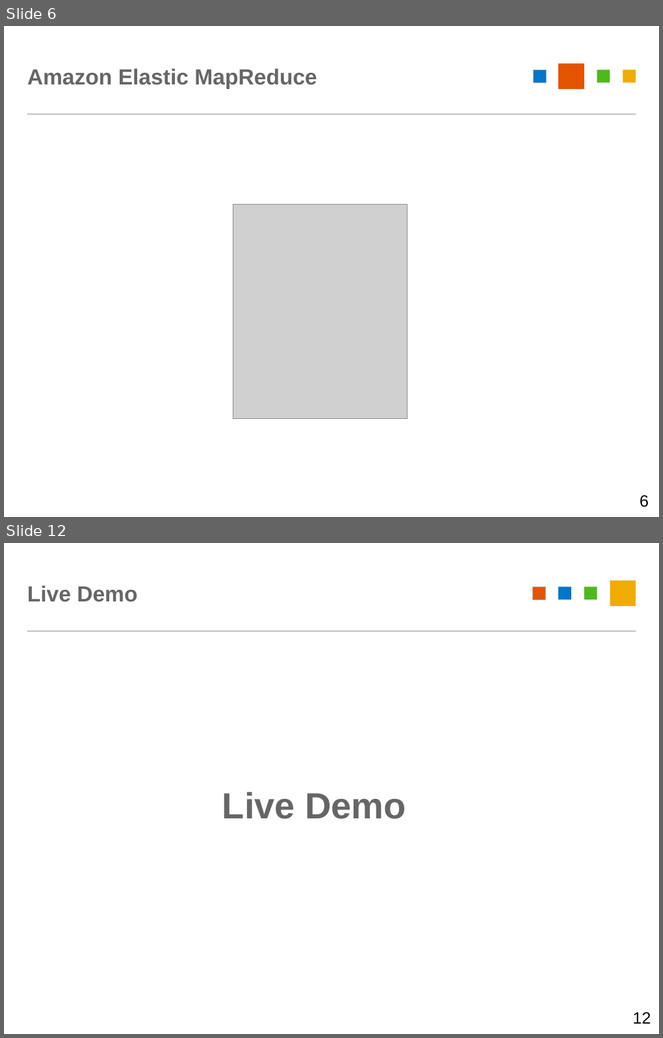
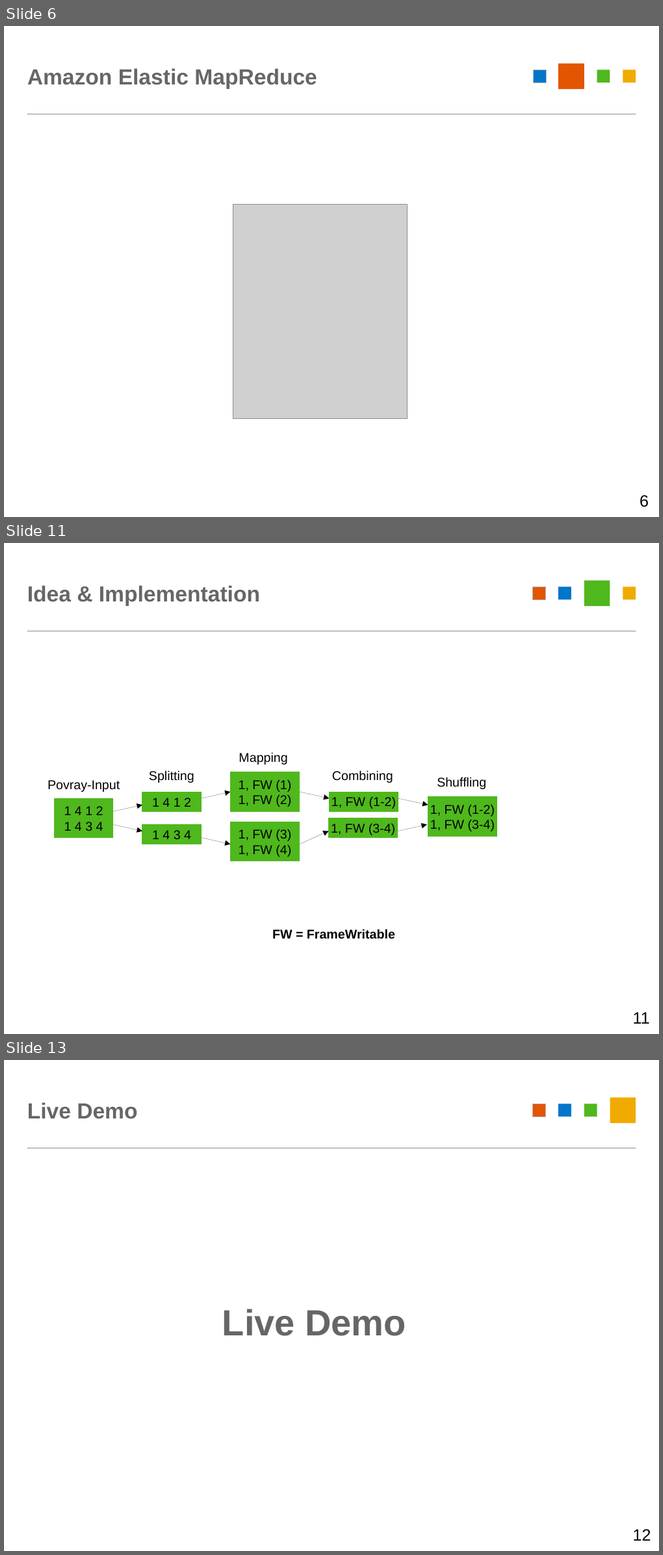
Before and after one commit to YarnSeemannsgarn/University_Innsbruck-Advanced_Distributed_and_Parallel_Systems-Homework_8, a slide deck: docs/presentation/map-reduce-povray.odp. Shown one above the other, each under a label of ours: slides 6 and 12 before the commit, slides 6, 11 and 13 after it; the slides between them are not shown. The pictures are 663x1038 and 663x1555 pixels, drawn with LibreOffice and Linux fonts; fonts in the diff are those of the drawing; grey boxes stand for pictures. Boxes give left, top, right and bottom in pixels: in the first picture for what was removed or moved away, otherwise in the second. Text is boxed around its words. In the diff, an @@ line names an element or a change of style, - is before the commit and + after.

```diff
--- a/docs/presentation/map-reduce-povray.odp
+++ b/docs/presentation/map-reduce-povray.odp
@@ slide 11 added at (4,543,659,1034), background #FFFFFF; not listed: 2 template elements that a slide beside it also shows @@
@@ rectangle added at (18,543,639,568), fill #FFFFFF @@
@@ rectangle added at (584,580,610,606), fill #4FB81C @@
@@ title added at (27,585,260,606), 24 pt, text #666666, bold @@
+Idea & Implementation
@@ rectangle added at (532,587,546,600), fill #E35500, outline #B8B8B8 0.26 pt @@
@@ rectangle added at (558,587,571,600), fill #0076CB @@
@@ rectangle added at (623,587,636,600), fill #F0AB00 @@
@@ text added at (239,752,287,765), 14 pt, text #000000 @@
+Mapping
@@ text added at (149,771,194,783), 14 pt, text #000000 @@
+Splitting
@@ rectangle added at (231,772,300,811), fill #4FB81C, outline #4FB81C 0 pt, 14 pt, text #000000 @@
+1, FW (1)
+1, FW (2)
@@ text added at (332,771,393,783), 14 pt, text #000000 @@
+Combining
@@ text added at (48,780,120,792), 14 pt, text #000000 @@
+Povray-Input
@@ rectangle added at (142,792,201,811), fill #4FB81C, outline #4FB81C 0 pt, 14 pt, text #000000 @@
+1 4 1 2
@@ arrow added from (201, 798) to (231, 792), #000000 0 pt @@
@@ arrow added from (300, 792) to (329, 798), #000000 0 pt @@
@@ rectangle added at (329,792,399,811), fill #4FB81C, outline #4FB81C 0 pt, 14 pt, text #000000 @@
+1, FW (1-2)
@@ text added at (437,777,486,789), 14 pt, text #000000 @@
+Shuffling
@@ rectangle added at (55,798,113,838), fill #4FB81C, outline #4FB81C 0 pt, 14 pt, text #000000 @@
+1 4 1 2
+1 4 3 4
@@ arrow added from (113, 811) to (142, 805), #000000 0 pt @@
@@ arrow added from (399, 798) to (428, 805), #000000 0 pt @@
@@ rectangle added at (428,797,497,837), fill #4FB81C, outline #4FB81C 0 pt, 14 pt, text #000000 @@
+1, FW (1-2)
+1, FW (3-4)
@@ arrow added from (113, 824) to (142, 832), #000000 0 pt @@
@@ rectangle added at (142,824,201,845), fill #4FB81C, outline #4FB81C 0 pt, 14 pt, text #000000 @@
+1 4 3 4
@@ rectangle added at (231,822,300,861), fill #4FB81C, outline #4FB81C 0 pt, 14 pt, text #000000 @@
+1, FW (3)
+1, FW (4)
@@ arrow added from (300, 845) to (329, 832), #000000 0 pt @@
@@ rectangle added at (329,818,399,838), fill #4FB81C, outline #4FB81C 0 pt, 14 pt, text #000000 @@
+1, FW (3-4)
@@ arrow added from (398, 832) to (427, 824), #000000 0 pt @@
@@ arrow added from (201, 838) to (231, 845), #000000 0 pt @@
@@ text added at (272,929,395,939), 14 pt, text #000000, bold @@
+FW = FrameWritable
@@ rectangle added at (18,1003,639,1034), fill #FFFFFF @@
@@ text added at (633,1012,650,1024), 18 pt, text #000000 @@
+11
@@ what was slide 12 is now slide 13 @@
```
Also in this commit, not shown: 5 slides changed, 1 other file.
